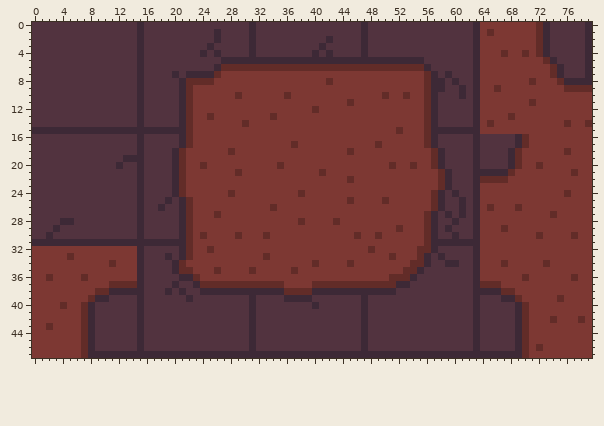
Two states of a pixel-art file, Assets/Sprites/Tilemap/Floor_Tile.aseprite. Above, as it was before the edit.
80x48 pixels, 1 frame. Colours within 5 levels of each other are drawn and written as one.
Once edited:
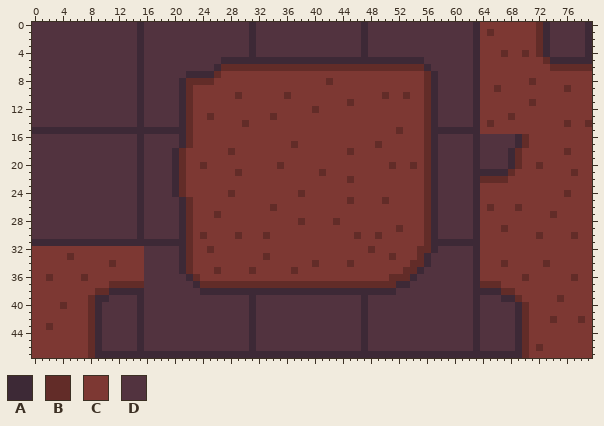
Palette (. is transparent): A #3d2936  B #622c28  C #7d3833  D #52333f
What changed:
Changed rows in their new state; - is an unchanged pixel.
first column x 20:
 1 ------D-----------------------------------------------------
 2 ------D---------------D-------------------------------------
 3 -----D---------------D--------------------------------------
 4 ----D-D-------------D-D-------------------------------------
 5 -------------------------------------------------------AAAA-
 6 -------------------------------------------------------BBBBB
 7 D--------------------------------------D--------------CCCCCC
 8 --------------------------------------D-D--------------CCCCC
 9 --------------------------------------D--D---------------CCC
10 -----------------------------------------D------------------
first column x 2:
18 ------------------------------------------------------BAD---
19 -----------DD-----------------------------------------BAD---
20 ----------D-------------------------------------------BAD---
21 ------------------------------------------------------BADD--
22 ------------------------------------------------------BADD--
23 ------------------------------------------------------BADD--
24 ------------------------------------------------------BAD-D-
25 -----------------D------------------------------------BAD--D
26 ----------------D-------------------------------------BAD--D
27 ---------------------------------------------------------D-D
28 --DD------------------------------------------------------D-
29 -D-------------------------------------------------------D--
30 D---------------------------------------------------------D-
32 -------------C----------------------------------------------
33 -------------C---D--------------------------------------D---
34 -------------C----DAB------------------------------------DD-
35 -------------C----DA----------------------------------------
36 -------------C-----D----------------------------------------
37 -------------B----D---------------BBBB----------------------
38 -----------------D-D--------------AAAA----------------------
39 --------------------D-------------DDDD----------------------
40 -----CBA------------------------------D---------------------
41 -----CBA----------------------------------------------------
42 -----CBA----------------------------------------------------
43 -----CBA----------------------------------------------------
44 -----CBA----------------------------------------------------
45 -----CBA----------------------------------------------------
46 -----CBA----------------------------------------------------
47 -----CB-----------------------------------------------------
